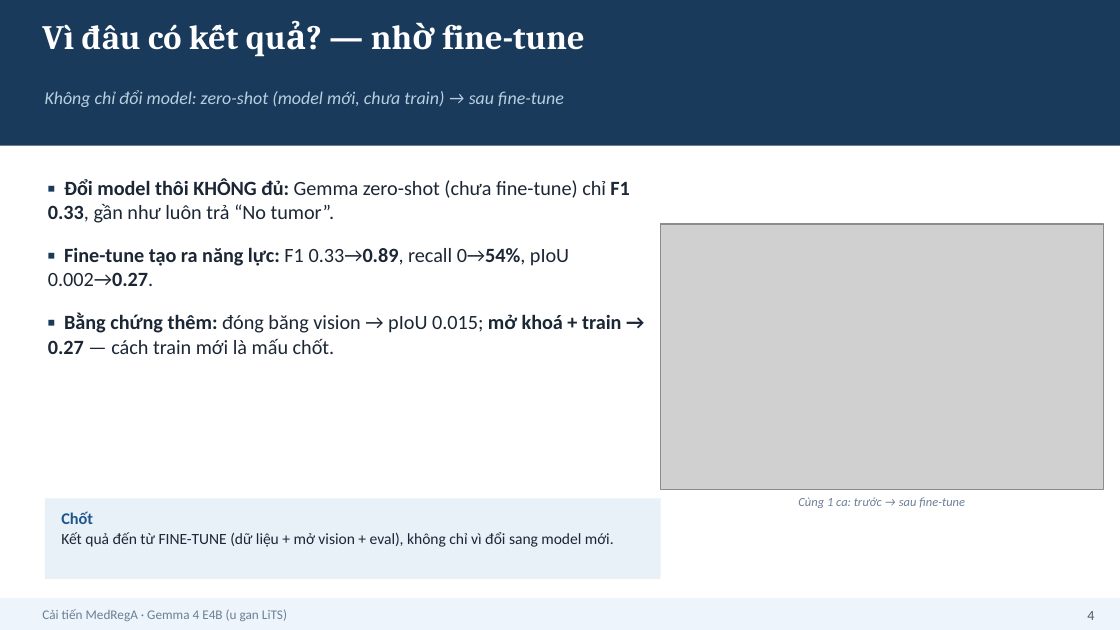
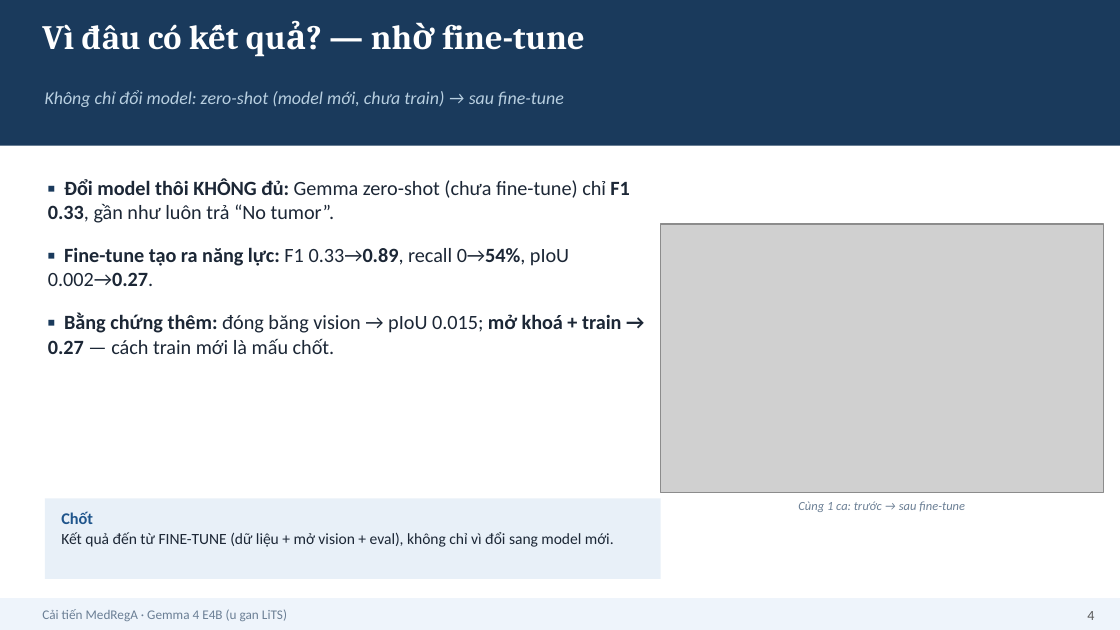
Before and after one commit to HatDuaa/medrega-liver-seminar, a slide deck: slide 4 of seminar/cai_tien/slides_5min_VN.pptx. Drawn at 1120x630 pixels with LibreOffice and Linux fonts; fonts in the diff are those of the drawing; grey boxes stand for pictures. Boxes give left, top, right and bottom in pixels: in the first picture for what was removed or moved away, otherwise in the second. Text is boxed around its words. In the diff, an @@ line names an element or a change of style, - is before the commit and + after.

```diff
--- a/seminar/cai_tien/slides_5min_VN.pptx
+++ b/seminar/cai_tien/slides_5min_VN.pptx
@@ picture: place and size @@
-picture at <box>661,224,1103,489</box>
+picture at <box>661,224,1103,493</box>
@@ text "Cùng 1 ca: trước → ...": place and size @@
-text "Cùng 1 ca: trước → ..." at <box>798,497,965,508</box>
+text "Cùng 1 ca: trước → ..." at <box>798,501,965,512</box>
```
Also in this commit, not shown: 4 other files.
